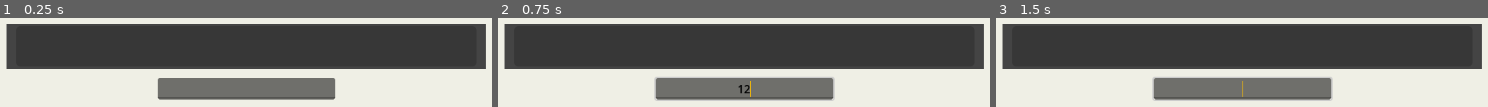
Above: before the commit, frames 1-3 (left to right).
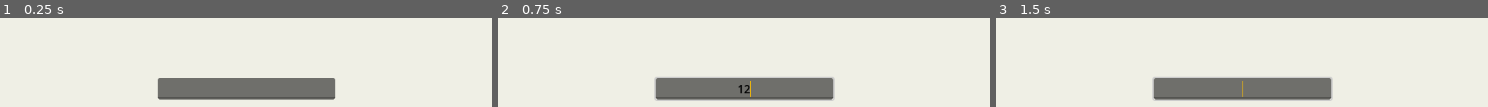
Above: after the commit, the same moments.

Repository: benwitte/Spelling-Bee-Clone
Game: Godot game, scene res://Scenes/GameScene.tscn
Two runs of this game, one before a commit and one after it. Both use one fixed random seed, a clock stepped at 60 frames per second and the inputs below. The project has no main scene, so this scene is started directly.
Inputs (mouse positions are in pixels of both pictures, inside the frame that each line leads up to):
- Up to frame 1 (0.25 s): no input
- Up to frame 2 (0.75 s): click (744, 88) at 0.52 s; type "12" at 0.6 s
- Up to frame 3 (1.5 s): tap Enter (ui_text_submit) at 1.25, 1.35 s

The runs differ from the first frame. In frame 1, 49% of the frame differs, in the area x 1-99%, y 6-58%; in frame 2, 49%; in frame 3, 49%.
Error before the commit: Invalid call. Nonexistent function 'size' in base 'Nil'. (res://Scripts/GameScene.gd:191)
Error after the commit: Invalid call. Nonexistent function 'size' in base 'Nil'. (res://Scripts/GameScene.gd:201)

Commit message:
replaced progress bar with a textured progress bar. Added global Vars. Hex behavior is still ongoing.

Diff:
--- /dev/null
+++ b/Assets/baseProgressBar.svg
@@ -0,0 +1,3 @@
+version https://git-lfs.github.com/spec/v1
+oid sha256:8972148a6b77d44895ea1a1893df767281462f7f9222ef255829335deb91df87
+size 1478
--- /dev/null
+++ b/Assets/centerHex.tscn
@@ -0,0 +1,3 @@
+version https://git-lfs.github.com/spec/v1
+oid sha256:422c5d6f3dbce17b933d1f322593df1fb9ed949d2cda02111c368ac6b6144947
+size 896
--- /dev/null
+++ b/Assets/centerhexagon.svg
@@ -0,0 +1,3 @@
+version https://git-lfs.github.com/spec/v1
+oid sha256:1f08554a9a9fccec0f9af2806dc093882aad9290292ec721d313eab44217f5a7
+size 2605
--- /dev/null
+++ b/Assets/fullProgressBarTexture.svg
@@ -0,0 +1,3 @@
+version https://git-lfs.github.com/spec/v1
+oid sha256:64198dda35b2604dd20969e408df27d0628d056ea989f1fe784a07fc896e4777
+size 1666
--- /dev/null
+++ b/Assets/hex.tscn
@@ -0,0 +1,3 @@
+version https://git-lfs.github.com/spec/v1
+oid sha256:820bcf9efbef3c5bd23d4132a127619643f208edda3468ce76c75cb03a67e12a
+size 1254
--- /dev/null
+++ b/Assets/hexagon.svg
@@ -0,0 +1,3 @@
+version https://git-lfs.github.com/spec/v1
+oid sha256:febd805a432c914efda98c43c7e4816b7d1dde5e5a213824403e3871a772cb6a
+size 1659
--- /dev/null
+++ b/Assets/hiveControl.tscn
@@ -0,0 +1,3 @@
+version https://git-lfs.github.com/spec/v1
+oid sha256:0b2159469e7b4dee0d2f43ded25c4144ec0f851d8d94196bdf4a2c57cff6e1e6
+size 251
--- /dev/null
+++ b/Assets/progressBarTexture.svg
@@ -0,0 +1,3 @@
+version https://git-lfs.github.com/spec/v1
+oid sha256:f00bddcd7f3aae24f664a31636f0e05c3b0f47fc64de485b842882cf5e4be407
+size 1793
--- /dev/null
+++ b/Assets/textureProgressBar.tscn
@@ -0,0 +1,3 @@
+version https://git-lfs.github.com/spec/v1
+oid sha256:e6ef2ee0fdce3f4b55439fb92c0e6fa08f432986b88010225e03d4aa0e772850
+size 2544
--- a/Scenes/GameScene.tscn
+++ b/Scenes/GameScene.tscn
@@ -1,6 +1,7 @@
-[gd_scene load_steps=2 format=3 uid="uid://ceclpxr2grtwr"]
+[gd_scene load_steps=3 format=3 uid="uid://ceclpxr2grtwr"]
 
 [ext_resource type="Script" path="res://Scripts/GameScene.gd" id="1_dcm61"]
+[ext_resource type="PackedScene" uid="uid://dao1t6ynvr7je" path="res://Assets/textureProgressBar.tscn" id="2_4r3lk"]
 
 [node name="GameScene" type="Control"]
 layout_mode = 3
@@ -44,26 +45,32 @@
 grow_horizontal = 2
 
 [node name="backgroundBar" type="ColorRect" parent="pointsControl"]
+visible = false
 layout_mode = 1
 anchors_preset = -1
 anchor_right = 1.0
 anchor_bottom = 1.0
 color = Color(0.266575, 0.266575, 0.266575, 1)
 
-[node name="scoreBar" type="Polygon2D" parent="pointsControl"]
-visible = false
-color = Color(1, 0.752941, 0, 1)
-polygon = PackedVector2Array(0, 0, 0, 0, 0, 0, 0, 0)
+[node name="textureProgressBar" parent="pointsControl" instance=ExtResource("2_4r3lk")]
+layout_mode = 1
+anchors_preset = 8
+anchor_left = 0.5
+anchor_top = 0.5
+anchor_right = 0.5
+anchor_bottom = 0.5
+offset_left = -257.5
+offset_top = -20.0
+offset_right = 257.5
+offset_bottom = 20.0
+grow_horizontal = 2
+grow_vertical = 2
 
-[node name="ProgressBar" type="ProgressBar" parent="pointsControl"]
+[node name="hiveControl" type="Control" parent="."]
 layout_mode = 1
-anchors_preset = -1
-anchor_left = 0.02
-anchor_top = 0.05
-anchor_right = 0.98
-anchor_bottom = 0.95
-max_value = 8.0
-step = 1.0
-show_percentage = false
+anchor_left = 0.3
+anchor_top = 0.318
+anchor_right = 0.7
+anchor_bottom = 0.727
 
 [connection signal="text_submitted" from="LineEdit" to="." method="_on_line_edit_text_submitted"]
--- a/Scenes/ProgressBar.tscn
+++ /dev/null
@@ -1,17 +0,0 @@
-[gd_scene load_steps=4 format=3 uid="uid://fggyo0iks2e6"]
-
-[ext_resource type="Script" path="res://Scripts/ProgressBar.gd" id="1_n01am"]
-
-[sub_resource type="PlaceholderTexture2D" id="PlaceholderTexture2D_x8mc3"]
-
-[sub_resource type="StyleBoxTexture" id="StyleBoxTexture_wxpt3"]
-texture = SubResource("PlaceholderTexture2D_x8mc3")
-
-[node name="ProgressBar" type="ProgressBar"]
-offset_right = 1008.0
-offset_bottom = 127.0
-theme_override_styles/fill = SubResource("StyleBoxTexture_wxpt3")
-max_value = 80.0
-step = 0.1
-show_percentage = false
-script = ExtResource("1_n01am")
--- a/Scripts/GameScene.gd
+++ b/Scripts/GameScene.gd
@@ -34,7 +34,7 @@
 
 var speed := 0.05
 
-var scoreTier := ""
+var newTier := ""
 
 
 
@@ -77,6 +77,10 @@
 
 
 
+	#var tween = get_tree().create_tween()
+	#tween.tween_property(self, "value", 10, .7).set_trans(Tween.TRANS_QUAD)
+
+
 
 
 
@@ -86,7 +90,9 @@
 
 	if Input.is_action_just_pressed("ui_text_submit"):
 		var submission := str($LineEdit.text)
-	#if Input.is_key_pressed(KEY_ENTER):
+		var currentTier : String = getTier(score, maxScore)
+		tierAssign(currentTier)
+
 		if submission in todaysWordsArray and not alreadyGuessed.has(submission):
 			print("the submission is in todaysWordsArray")
 			stringLength = submission.length()
@@ -95,9 +101,12 @@
 			score += assignPoints(stringLength, submission)
 			print(score)
 			print(float(score)/float(maxScore))
-			scoreTier = getTier(score, maxScore)
-			tierAssign(scoreTier, speed, _delta)
-			print($pointsControl/scoreBar.polygon)
+			newTier = getTier(score, maxScore)
+			if checkTier(currentTier, newTier) == true:
+				var x : int = tierAssign(newTier)
+				$pointsControl/textureProgressBar.progressBar(GlobalVars.arrayBars[x])
+			else :
+				pass
 		elif submission in alreadyGuessed:
 			print("already guessed")
 			$LineEdit.text = ""
@@ -138,51 +147,52 @@
 		tier = "Genius"
 	return tier
 
+func checkTier(currTier, _newTier):
+	if currTier != _newTier:
+		return true
+	else:
+		return false
+
 
 
 # Determines how close player is to winning
 
-func tierAssign(tier, speedVar, delta):
-	var newtier : float = $pointsControl.size.x/8.0
-	var barHeight : float = $pointsControl.size.y
-	var barLength := 0.0
+func tierAssign(tier):
+	var x := 0
 	match tier:
 		"Beginner":
 			print("0" + tier)
-			print(newtier)
-			var tween = get_tree().create_tween()
-			tween.tween_property($pointsControl/ProgressBar, "Value", 1, 1)#.set_trans(Tween.TRANS_QUAD)
-			#while barLength < newtier:
-				#barLength += speedVar * delta
-				##$pointsControl/scoreBar.set_polygon(PackedVector2Array([Vector2(0, 0),
-								  ##Vector2(barLength, 0),
-								  ##Vector2(barLength, barHeight),
-								  ##Vector2(0, barHeight)
-								##]))
-				#$pointsControl/scoreBar.polygon = PackedVector2Array([Vector2(0, 0),
-								  #Vector2(barLength, 0),
-								  #Vector2(barLength, barHeight),
-								  #Vector2(0, barHeight)
-								#])
 		"Good Start":
 			print("1" + tier)
-			#while $pointsControl/scoreBar.anchor_right < barLength:
-				##$pointsControl/scoreBar.anchor_right = barLength
-				#$pointsControl/scoreBar.transform().x += speedVar
+			return x
 		"Moving Up":
 			print("2" + tier)
+			x = 1
+			return x
 		"Good":
 			print("3" + tier)
+			x = 2
+			return x
 		"Solid":
 			print("4" + tier)
+			x = 3
+			return x
 		"Nice":
 			print("5" + tier)
+			x = 4
+			return x
 		"Great":
 			print("6" + tier)
+			x = 5
+			return x
 		"Amazing":
 			print("7" + tier)
+			x = 6
+			return x
 		"Genius":
 			print("8" + tier)
+			x = 7
+			return x
 
 
 
--- a/Scripts/ProgressBar.gd
+++ b/Scripts/ProgressBar.gd
@@ -1,12 +1,16 @@
-extends ProgressBar
+extends Control
+
 
 
 # Called when the node enters the scene tree for the first time.
 func _ready():
-	var tween = get_tree().create_tween()
-	tween.tween_property(self, "value", 10, .7).set_trans(Tween.TRANS_QUAD)
+	#progressBar($TextureProgressBar1)
+	for child in get_children():
+		GlobalVars.arrayBars.append(child)
+	GlobalVars.arrayBars.pop_front()
+	pass # Replace with function body.
 
 
-# Called every frame. 'delta' is the elapsed time since the previous frame.
-func _process(delta):
-	pass
+
+func progressBar(childnode):
+	childnode.updateProgress()
--- /dev/null
+++ b/Scripts/TextureProgressBar.gd
@@ -0,0 +1,13 @@
+extends TextureProgressBar
+
+
+# Called when the node enters the scene tree for the first time.
+func _ready():
+	pass
+
+
+
+
+func updateProgress():
+	var tween := get_tree().create_tween()
+	tween.tween_property(self, "value", 100, .7).set_trans(Tween.TRANS_QUAD)
--- /dev/null
+++ b/Scripts/globalVars.gd
@@ -0,0 +1,13 @@
+extends Node
+
+
+var arrayBars : = []
+
+# Called when the node enters the scene tree for the first time.
+func _ready():
+	pass # Replace with function body.
+
+
+# Called every frame. 'delta' is the elapsed time since the previous frame.
+func _process(delta):
+	pass
--- /dev/null
+++ b/Scripts/hexBehavior.gd
@@ -0,0 +1,22 @@
+extends TextureButton
+
+
+# Called when the node enters the scene tree for the first time.
+func _ready():
+	pass
+
+
+# Called every frame. 'delta' is the elapsed time since the previous frame.
+func _process(delta):
+	#_on_pressed()
+	pass
+
+
+func _on_pressed():
+	print("pressed")
+	pass # Replace with function body.
+
+
+func _on_button_down():
+	print("down")
+	pass # Replace with function body.
--- a/project.godot
+++ b/project.godot
@@ -14,6 +14,10 @@
 config/features=PackedStringArray("4.2", "Mobile")
 config/icon="res://icon.svg"
 
+[autoload]
+
+GlobalVars="*res://Scripts/globalVars.gd"
+
 [rendering]
 
 renderer/rendering_method="mobile"
Not shown, added: Assets/baseProgressBar.svg.import
Not shown, added: Assets/centerhexagon.svg.import
Not shown, added: Assets/fullProgressBarTexture.svg.import
Not shown, added: Assets/hexagon.svg.import
Binary file added: Assets/hexagonbitmap.png
Not shown, added: Assets/hexagonbitmap.png.import
Not shown, added: Assets/progressBarTexture.svg.import
